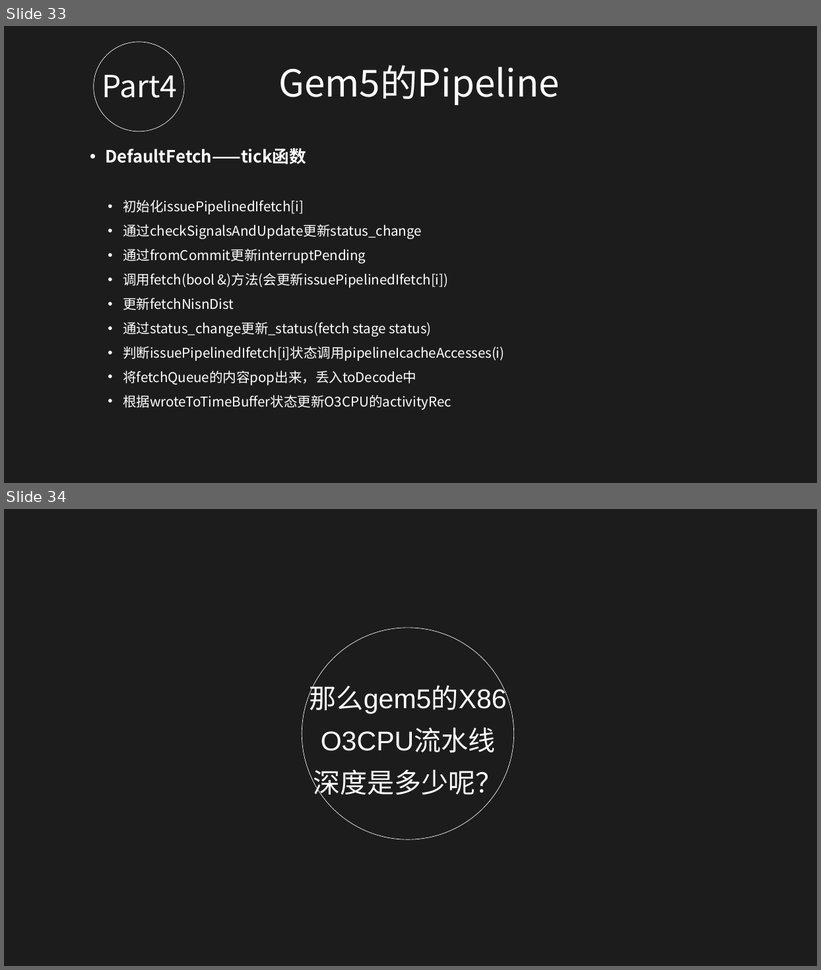
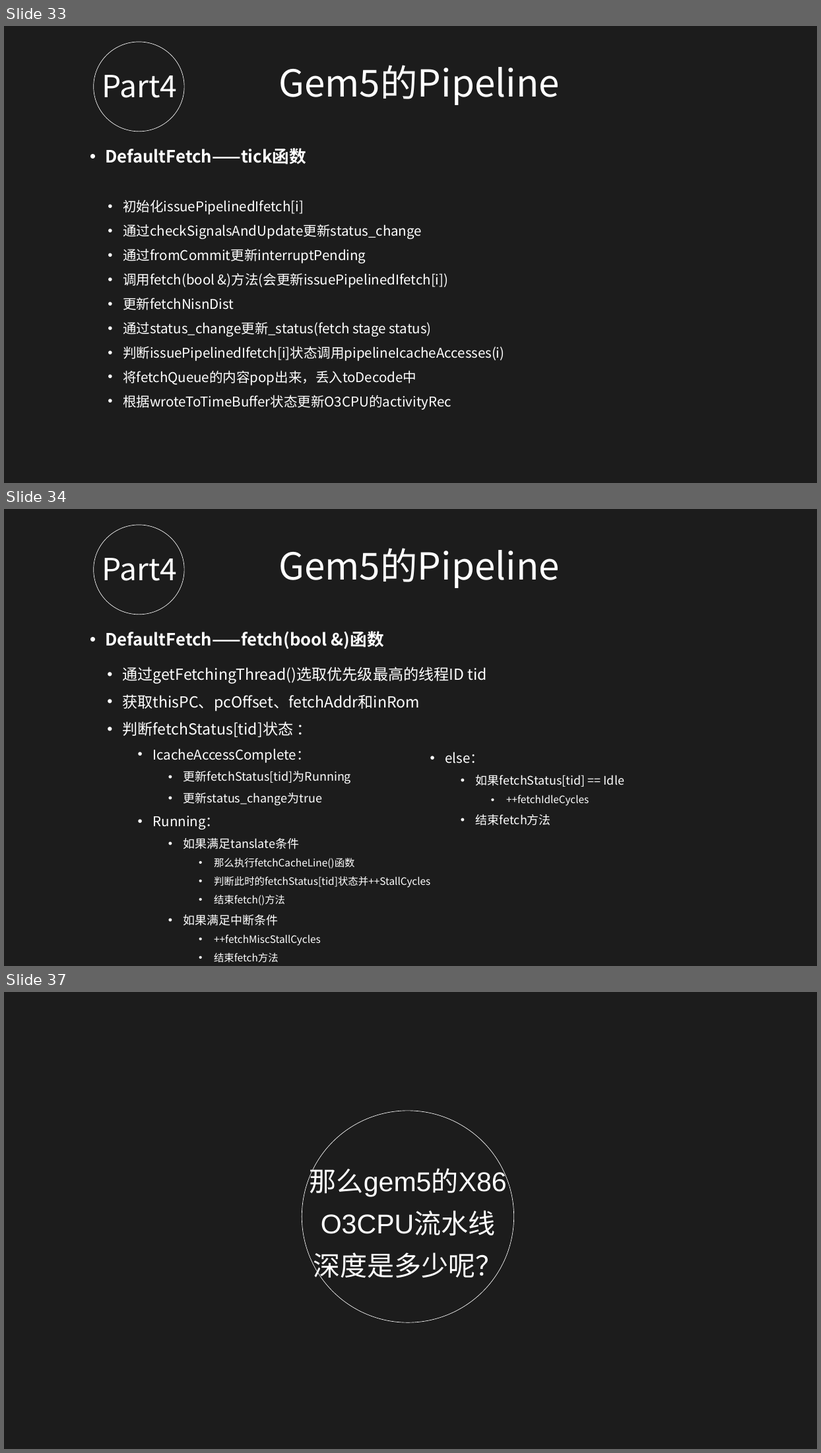
Before and after one commit to oliverxyy/gem5-source-code-learning, a slide deck: doc/gem5.pptx. Shown one above the other, each under a label of ours: slides 33 and 34 before the commit, slides 33, 34 and 37 after it; the slides between them are not shown. The pictures are 821x970 and 821x1453 pixels, drawn with LibreOffice and Linux fonts; fonts in the diff are those of the drawing; background and template pictures are left out; a plain dark background stands for a picture behind light text. Boxes give left, top, right and bottom in pixels: in the first picture for what was removed or moved away, otherwise in the second. Text is boxed around its words. In the diff, an @@ line names an element or a change of style, - is before the commit and + after.

Commit message:
add DefaultFetch fetch and fetchCacheLine functions

```diff
--- a/doc/gem5.pptx
+++ b/doc/gem5.pptx
@@ slide 34 added at [4,509,817,966], background picture (left out); not listed: 1 template element that a slide beside it also shows @@
@@ ellipse added at [94,525,185,615], outline #FFFFFF 0.51 pt @@
@@ text added at [279,548,559,588], 44 pt, text #FFFFFF @@
+Gem5的Pipeline
@@ text added at [102,558,177,581], 36 pt, text #FFFFFF @@
+Part4
@@ text added at [105,631,384,649], 20 pt, text #FFFFFF, bold @@
+• DefaultFetch——fetch(bool &)函数
@@ text added at [123,667,486,963], 12 pt, text #FFFFFF @@
+• 通过getFetchingThread()选取优先级最高的线程ID tid
+• 获取thisPC、pcOffset、fetchAddr和inRom
+• 判断fetchStatus[tid]状态 ：
+  • IcacheAccessComplete：
+    • 更新fetchStatus[tid]为Running
+    • 更新status_change为true
+  • Running：
+    • 如果满足tanslate条件
+      • 那么执行fetchCacheLine()函数
+      • 判断此时的fetchStatus[tid]状态并++StallCycles
+      • 结束fetch()方法
+    • 如果满足中断条件
+      • ++fetchMiscStallCycles
+      • 结束fetch方法
@@ text added at [446,752,625,826], 14 pt, text #FFFFFF @@
+  • else：
+    • 如果fetchStatus[tid] == Idle
+      • ++fetchIdleCycles
+    • 结束fetch方法
@@ what was slide 34 is now slide 37 @@
```
Also in this commit, not shown: 2 other slides added.
